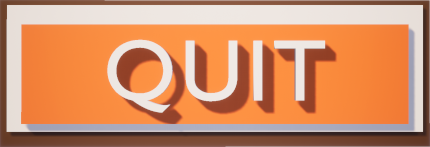
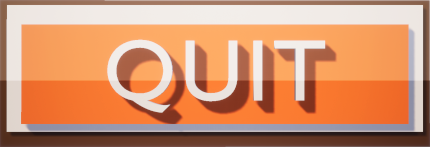
Before/after of a 430px x 147px layered artwork. What changed in the layer stack:
showed "Copia de edificios_fondo" over [0, 0, 430, 147]
